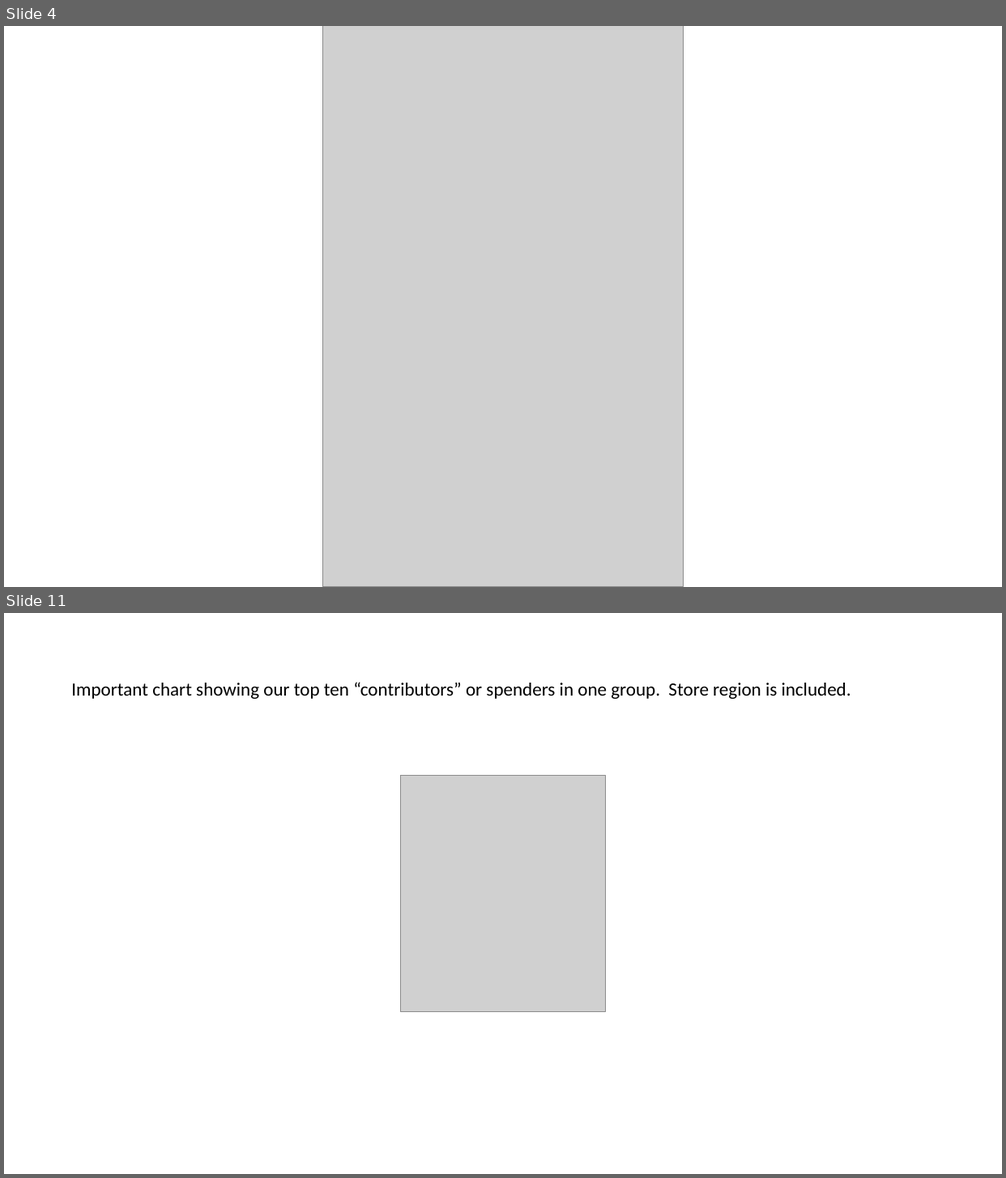
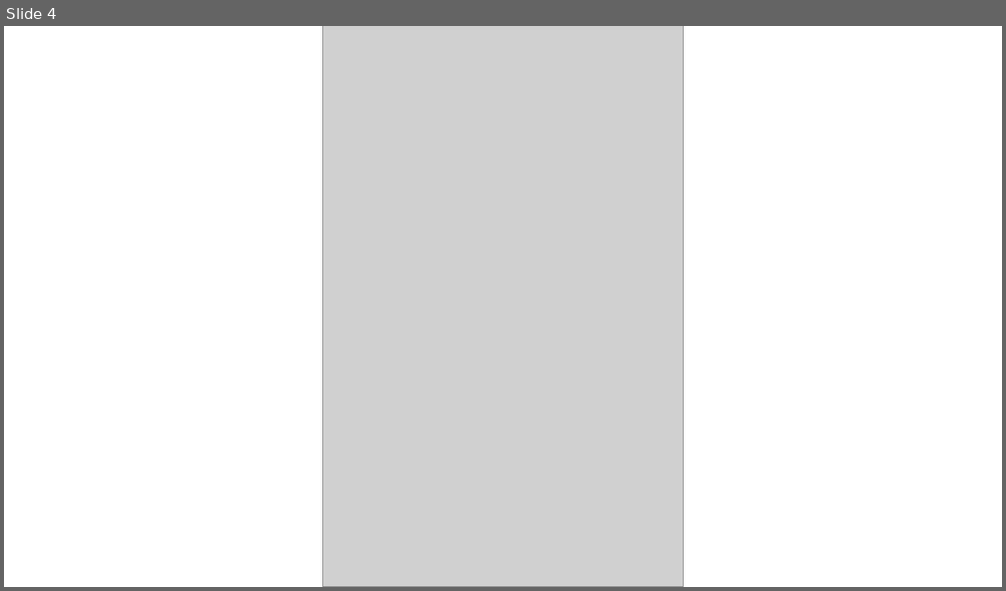
Before and after one commit to mwehner2022/Retail_Analysis, a slide deck: Ethnicity.pptx. Shown one above the other, each under a label of ours: slides 4 and 11 before the commit, slide 4 after it; the slides between them are not shown. The pictures are 1006x1178 and 1006x591 pixels, drawn with LibreOffice and Linux fonts; fonts in the diff are those of the drawing; grey boxes stand for pictures. Boxes give left, top, right and bottom in pixels: in the first picture for what was removed or moved away, otherwise in the second. Text is boxed around its words. In the diff, an @@ line names an element or a change of style, - is before the commit and + after.

```diff
--- a/Ethnicity.pptx
+++ b/Ethnicity.pptx
@@ slide 11 removed at (x1=4, y1=613, x2=1002, y2=1174), background #FFFFFF @@
@@ text removed at (x1=71, y1=682, x2=851, y2=699) @@
-Important chart showing our top ten “contributors” or spenders in one group. Store region is included.
@@ picture removed at (x1=401, y1=776, x2=605, y2=1013) @@
```
Also in this commit, not shown: 1 slide changed, 9 slides added, 8 other slides removed.
